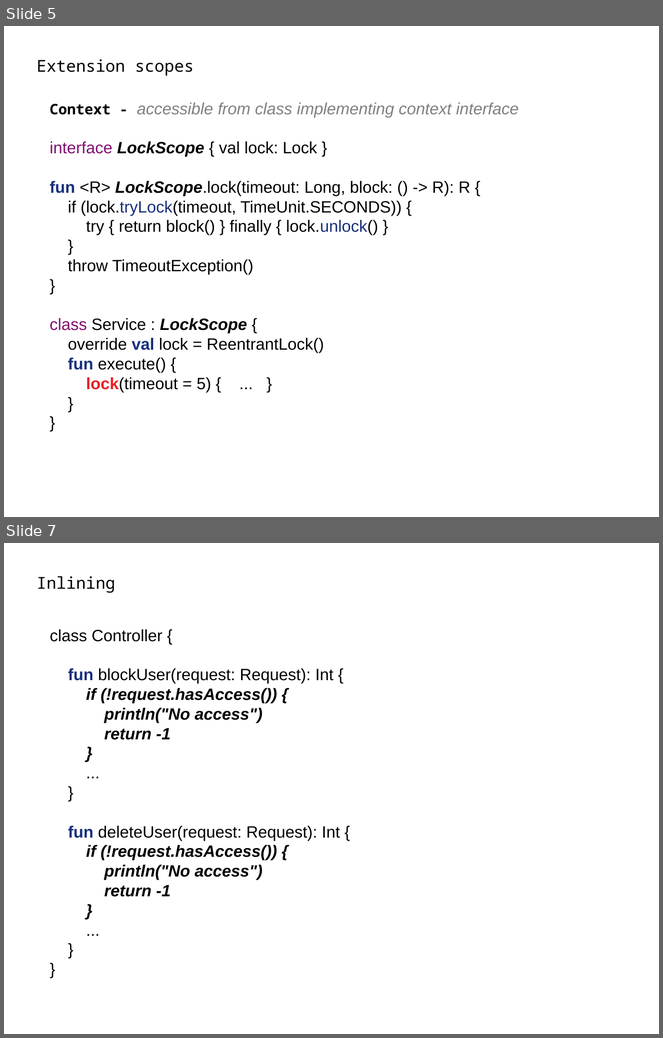
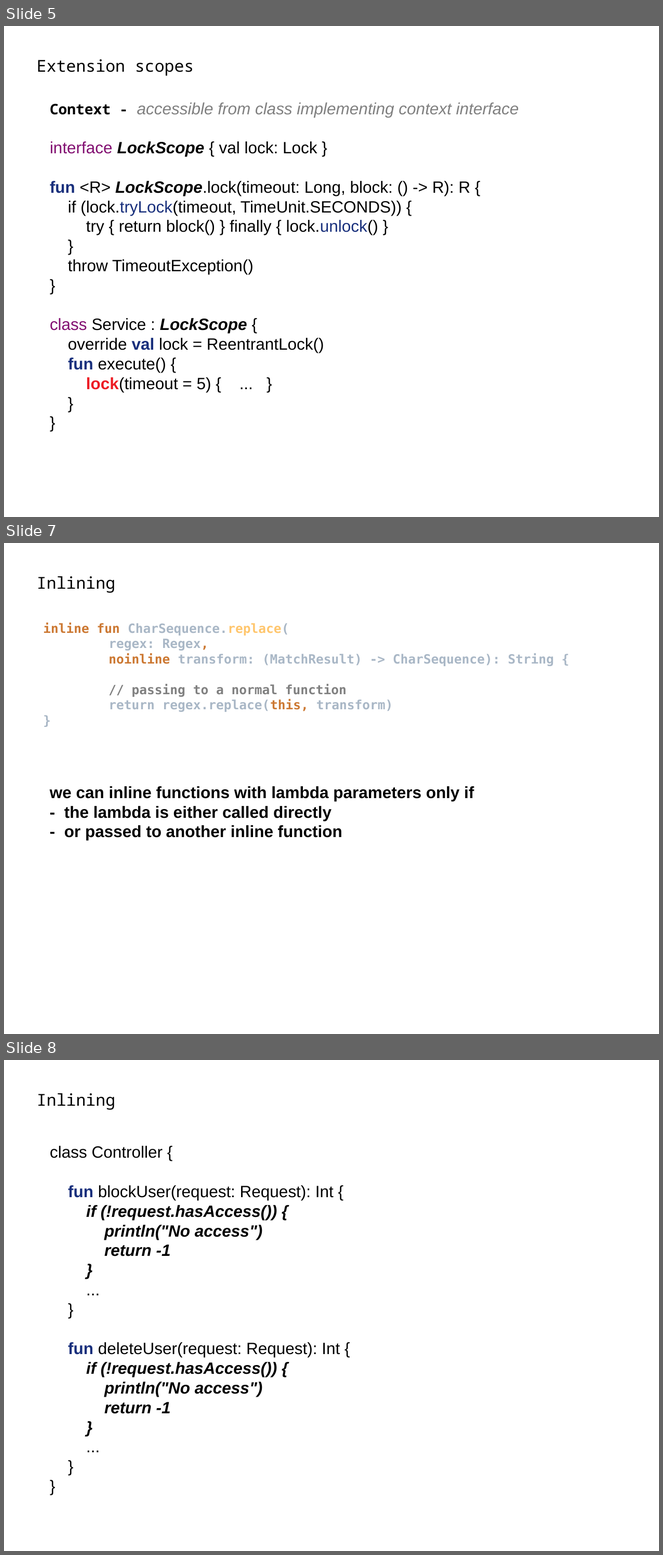
Before and after one commit to rokusjar/KotlinSkoleni, a slide deck: slides/Kotlin - 9. More about Extensions.pptx. Shown one above the other, each under a label of ours: slides 5 and 7 before the commit, slides 5, 7 and 8 after it; the slides between them are not shown. The pictures are 663x1038 and 663x1555 pixels, drawn with LibreOffice and Linux fonts; fonts in the diff are those of the drawing; background and template pictures are left out. Boxes give left, top, right and bottom in pixels: in the first picture for what was removed or moved away, otherwise in the second. Text is boxed around its words. In the diff, an @@ line names an element or a change of style, - is before the commit and + after.

Commit message:
slides - 9 more extensions - noinline

```diff
--- a/slides/Kotlin - 9. More about Extensions.pptx
+++ b/slides/Kotlin - 9. More about Extensions.pptx
@@ slide 7 added at [4, 543, 659, 1034], background #FFFFFF @@
@@ text added at [37, 576, 115, 593], 18 pt, text #000000 @@
+Inlining
@@ text added at [43, 623, 554, 712], 14 pt, text #A9B7C6, bold @@
+inline fun CharSequence.replace(
+regex: Regex,
+noinline transform: (MatchResult) -> CharSequence): String {
+// passing to a normal function
+return regex.replace(this, transform)
+}
@@ text added at [50, 786, 474, 840], 18 pt, text #000000, bold @@
+we can inline functions with lambda parameters only if
+- the lambda is either called directly
+- or passed to another inline function
@@ what was slide 7 is now slide 8 @@
```
Also in this commit, not shown: 1 slide changed.
